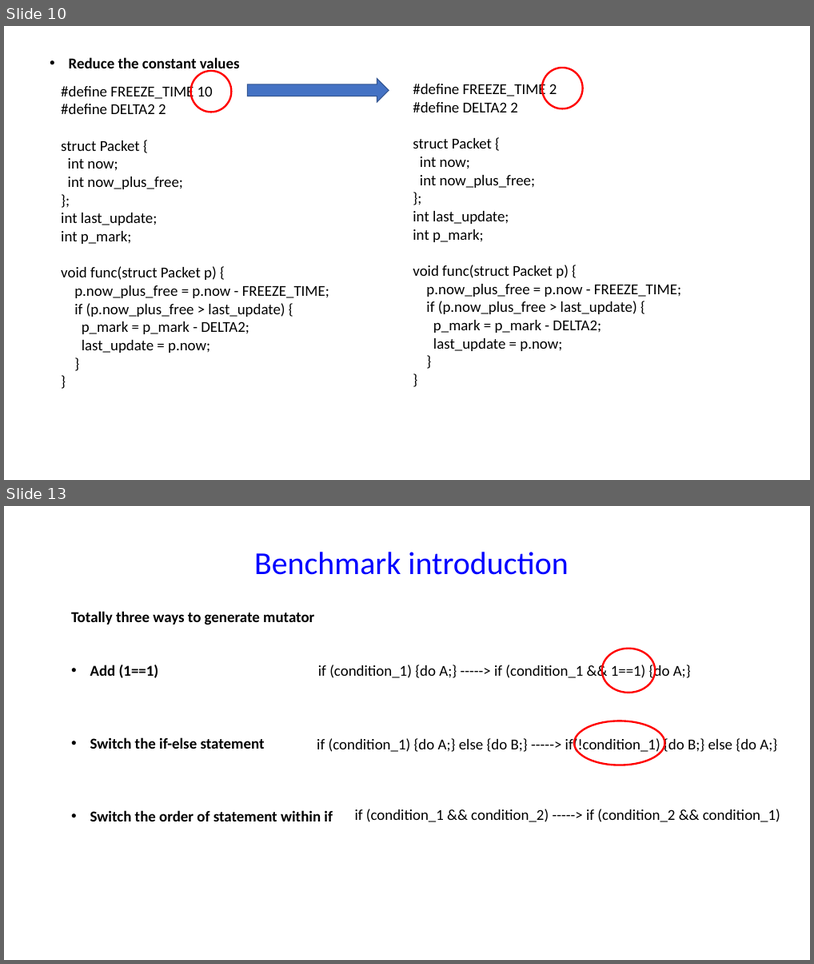
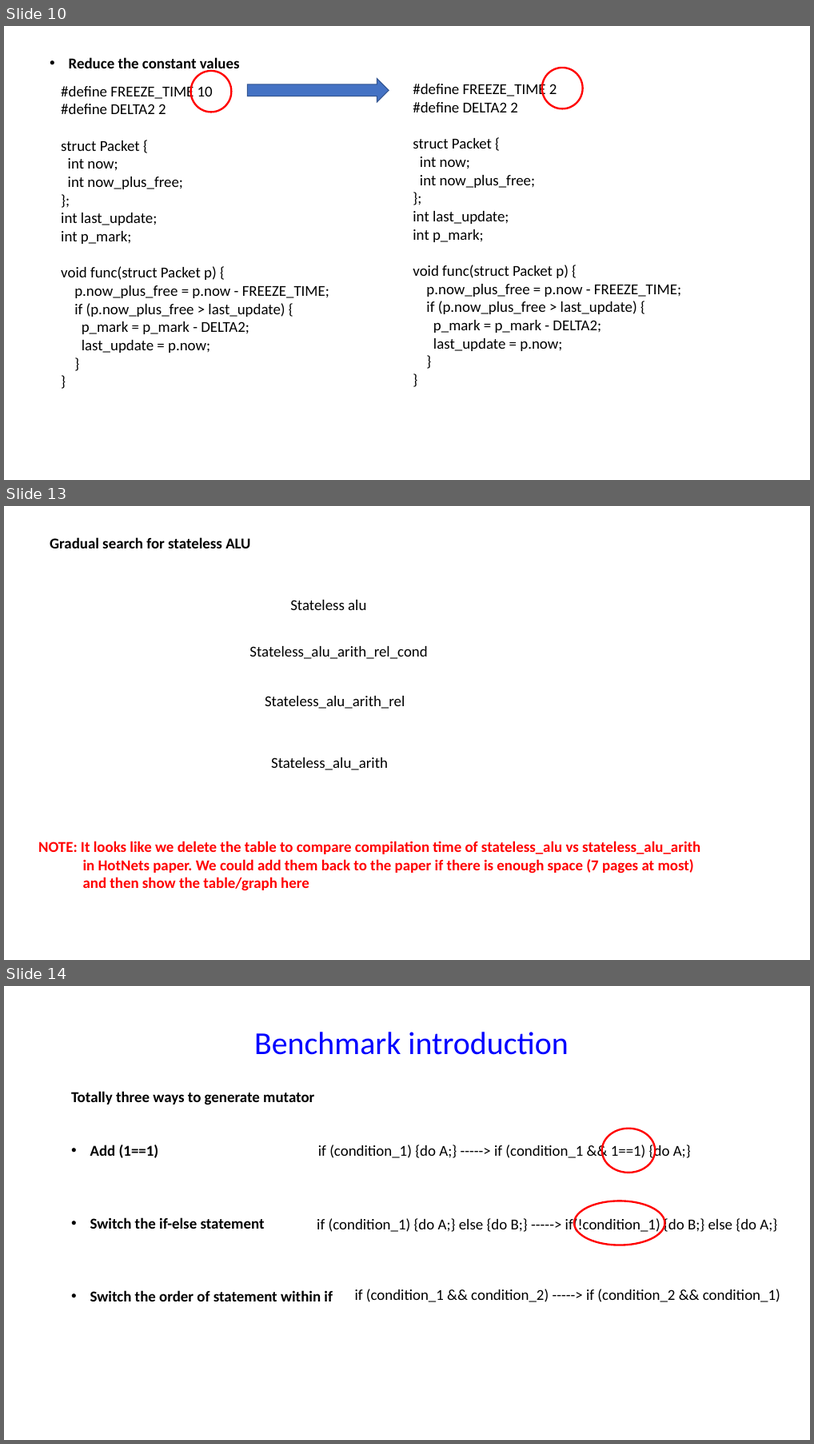
Before and after one commit to chipmunk-project/chipmunk_talk, a slide deck: HotNets_talk.pptx. Shown one above the other, each under a label of ours: slides 10 and 13 before the commit, slides 10, 13 and 14 after it; the slides between them are not shown. The pictures are 814x964 and 814x1444 pixels, drawn with LibreOffice and Linux fonts; fonts in the diff are those of the drawing. Boxes give left, top, right and bottom in pixels: in the first picture for what was removed or moved away, otherwise in the second. Text is boxed around its words. In the diff, an @@ line names an element or a change of style, - is before the commit and + after.

Commit message:
Add figures to gradual search for stateless ALU and cex mode

```diff
--- a/HotNets_talk.pptx
+++ b/HotNets_talk.pptx
@@ slide 13 added at bbox=[4, 506, 810, 960], background #FFFFFF @@
@@ text added at bbox=[50, 537, 250, 548], 18 pt, text #000000, bold @@
+Gradual search for stateless ALU
@@ text added at bbox=[290, 600, 366, 610], 18 pt, text #000000 @@
+Stateless alu
@@ text added at bbox=[250, 646, 427, 659], 18 pt, text #000000 @@
+Stateless_alu_arith_rel_cond
@@ text added at bbox=[265, 696, 405, 708], 18 pt, text #000000 @@
+Stateless_alu_arith_rel
@@ text added at bbox=[271, 757, 388, 770], 18 pt, text #000000 @@
+Stateless_alu_arith
@@ text added at bbox=[38, 840, 701, 891], 18 pt, text #FF0000, bold @@
+NOTE: It looks like we delete the table to compare compilation time of stateless_alu vs stateless_alu_arith
+in HotNets paper. We could add them back to the paper if there is enough space (7 pages at most)
+and then show the table/graph here
@@ what was slide 13 is now slide 14 @@
```
Also in this commit, not shown: 2 slides changed, 1 other slide added, 1 slide removed.
